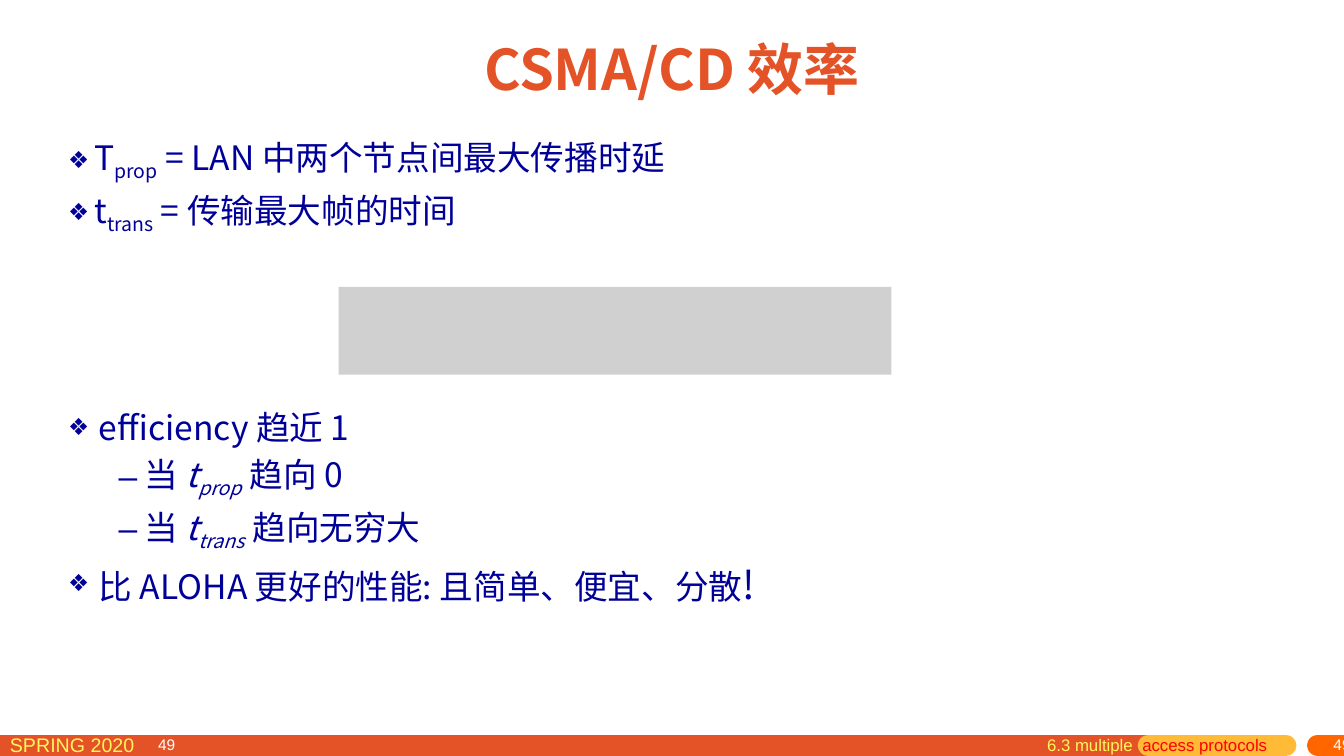
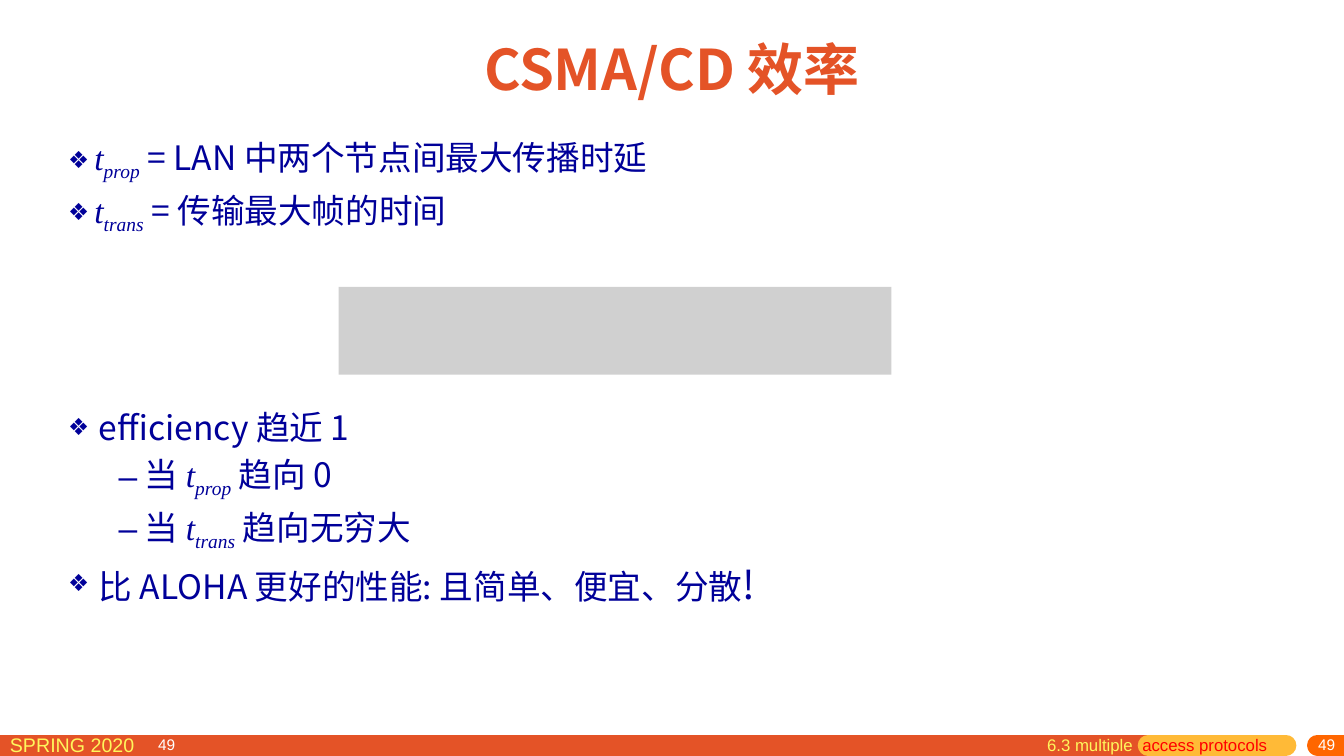
Before and after one commit to network-distributed/presentations, a slide deck: slide 49 of chapter6_cn.pptx. Drawn at 1344x756 pixels with LibreOffice and Linux fonts; fonts in the diff are those of the drawing; grey boxes stand for pictures. Boxes give left, top, right and bottom in pixels: in the first picture for what was removed or moved away, otherwise in the second. Text is boxed around its words. In the diff, an @@ line names an element or a change of style, - is before the commit and + after.

```diff
--- a/chapter6_cn.pptx
+++ b/chapter6_cn.pptx
@@ text at (x1=173, y1=141, x2=647, y2=173): text changed @@
-❖ Tprop = LAN 中两个节点间最大传播时延
+❖ tprop = LAN 中两个节点间最大传播时延
@@ text at (x1=178, y1=194, x2=447, y2=226): font Noto Sans CJK SC to Times New Roman, italic on in "ttrans" @@
@@ text at (x1=145, y1=458, x2=411, y2=543): font Noto Sans CJK SC to Times New Roman in "tprop", "ttrans" @@
@@ page number rewrapped from (x1=1100, y1=738, x2=1344, y2=756) to (x1=1085, y1=738, x2=1344, y2=756) @@
```
Also in this commit, not shown: 110 other slides changed, 6 slides added, 7 slides removed, 1 other file.
